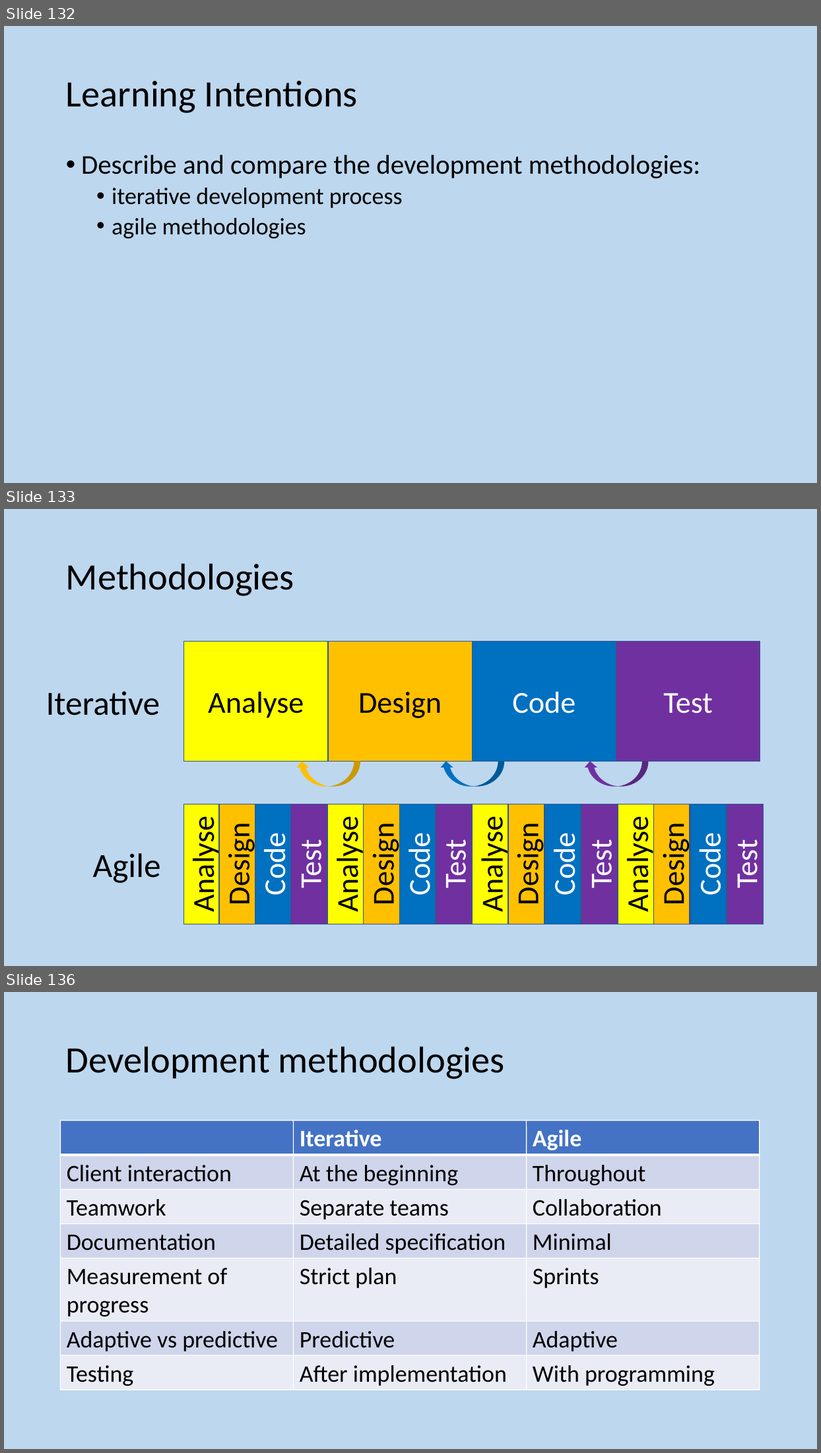
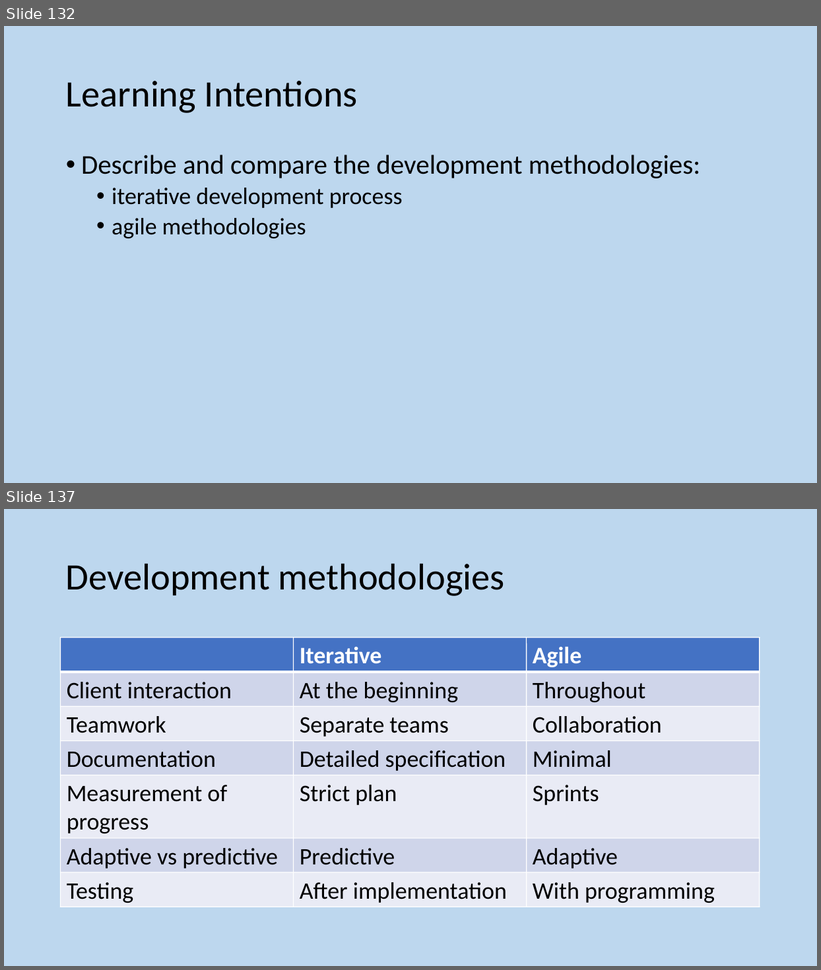
Before and after one commit to MrFriendCS/MrFriendCS.github.io, a slide deck: higher/sdd/H CS SDD Slides.pptx. Shown one above the other, each under a label of ours: slides 132, 133 and 136 before the commit, slides 132 and 137 after it; the slides between them are not shown. The pictures are 821x1453 and 821x970 pixels, drawn with LibreOffice and Linux fonts; fonts in the diff are those of the drawing. Boxes give left, top, right and bottom in pixels: in the first picture for what was removed or moved away, otherwise in the second. Text is boxed around its words. In the diff, an @@ line names an element or a change of style, - is before the commit and + after.

```diff
--- a/higher/sdd/H CS SDD Slides.pptx
+++ b/higher/sdd/H CS SDD Slides.pptx
@@ slide 133 removed at [4, 509, 817, 966], background #BDD7EE @@
@@ title removed at [66, 563, 294, 596] @@
-Methodologies
@@ rectangle removed at [184, 642, 328, 762] @@
-Analyse
@@ rectangle removed at [328, 642, 472, 762] @@
-Design
@@ rectangle removed at [473, 642, 616, 762] @@
-Code
@@ rectangle removed at [616, 642, 760, 762] @@
-Test
@@ text removed at [46, 691, 160, 716] @@
-Iterative
@@ curved up arrow removed at [296, 762, 360, 787] @@
@@ curved up arrow removed at [440, 762, 505, 787] @@
@@ curved up arrow removed at [584, 762, 649, 787] @@
@@ rectangle removed at [184, 804, 220, 924] @@
-Analyse
@@ rectangle removed at [219, 804, 255, 924] @@
-Design
@@ rectangle removed at [255, 804, 291, 924] @@
-Code
@@ rectangle removed at [291, 804, 327, 924] @@
-Test
@@ group removed at [328, 804, 472, 924]: 4 rectangles @@
-Analyse
-Design
-Code
-Test
@@ group removed at [473, 804, 618, 924]: 4 rectangles @@
-Analyse
-Design
-Code
-Test
@@ group removed at [618, 804, 764, 924]: 4 rectangles @@
-Analyse
-Design
-Code
-Test
@@ text removed at [93, 854, 161, 883] @@
-Agile
@@ what was slide 136 is now slide 137 @@
```
Also in this commit, not shown: 5 slides changed, 10 slides added, 3 other slides removed.
